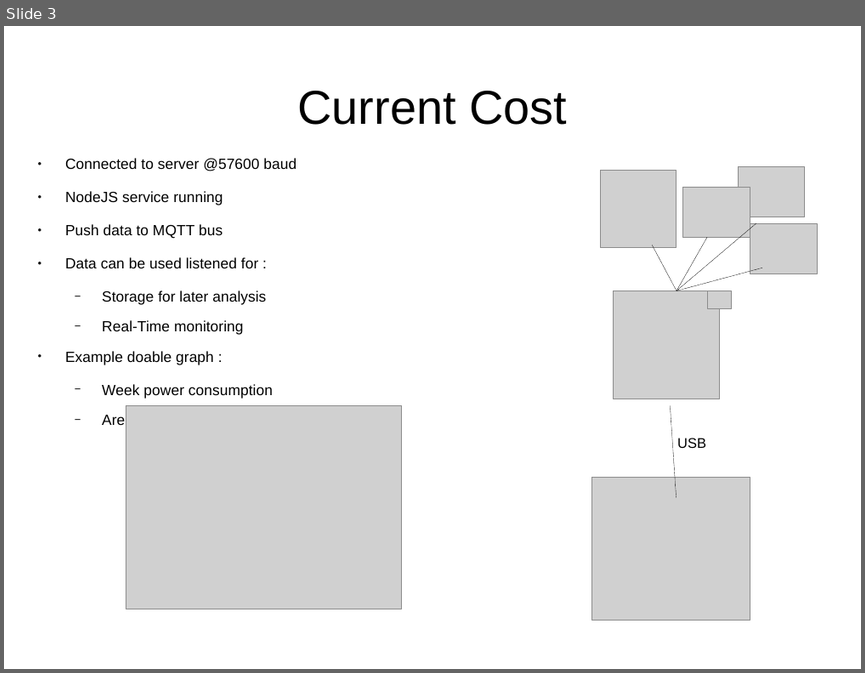
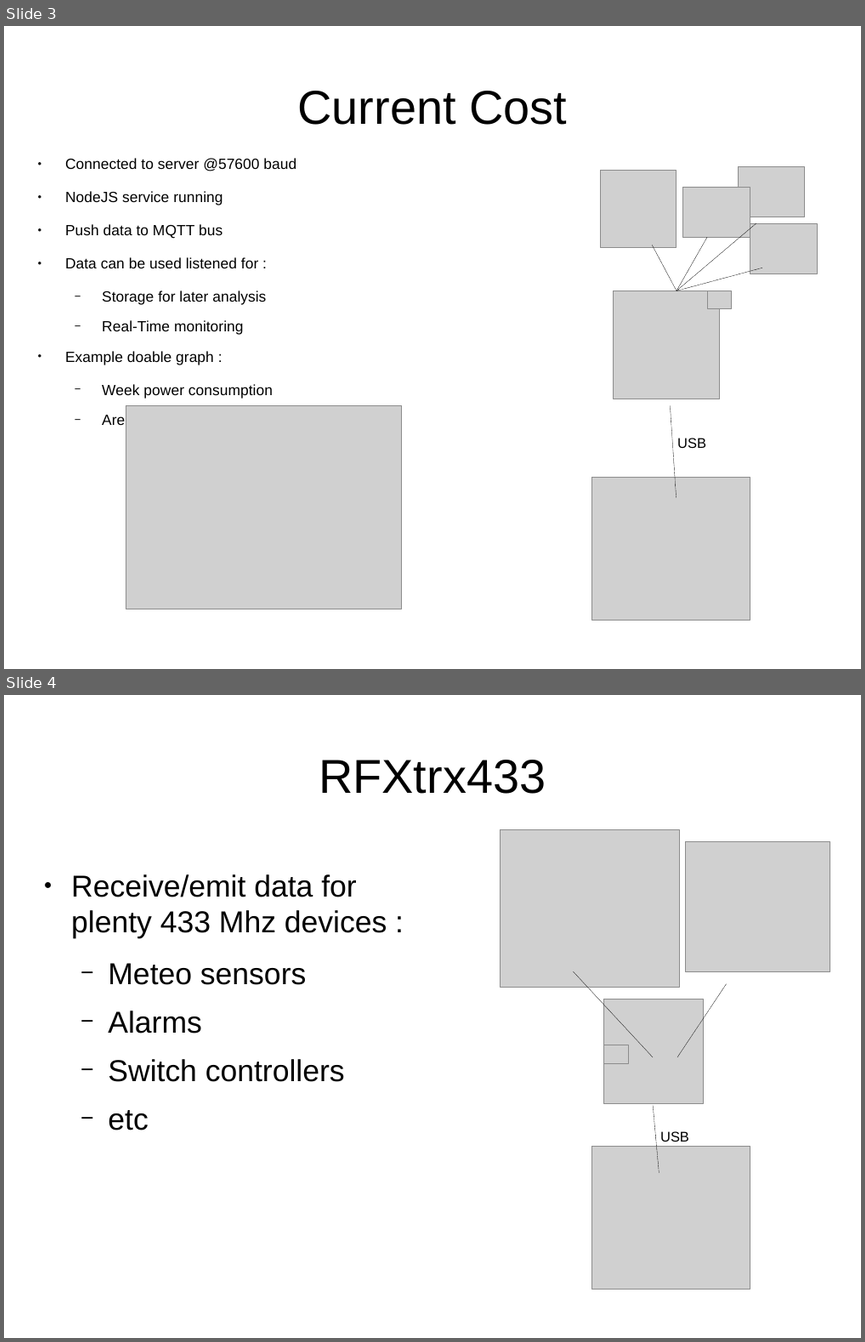
Before and after one commit to kalemena/ti-dhome, a slide deck: res/Schema.odp. Shown one above the other, each under a label of ours: slide 3 before the commit, slides 3 and 4 after it. The pictures are 865x673 and 865x1342 pixels, drawn with LibreOffice and Linux fonts; fonts in the diff are those of the drawing; grey boxes stand for pictures. Boxes give left, top, right and bottom in pixels: in the first picture for what was removed or moved away, otherwise in the second. Text is boxed around its words. In the diff, an @@ line names an element or a change of style, - is before the commit and + after.

```diff
--- a/res/Schema.odp
+++ b/res/Schema.odp
@@ slide 4 added at box(4, 695, 861, 1338), background #FFFFFF @@
@@ title added at box(318, 760, 545, 794), 44 pt, text #000000 @@
+RFXtrx433
@@ picture added at box(500, 829, 680, 987) @@
@@ picture added at box(686, 842, 830, 972) @@
@@ text added at box(71, 874, 386, 1130), 28 pt, text #000000 @@
+● Receive/emit data for plenty 433 Mhz devices :
+  − Meteo sensors
+  − Alarms
+  − Switch controllers
+  − etc
@@ line added from (574, 972) to (653, 1057), #000000 0.28 pt @@
@@ picture added at box(604, 999, 704, 1103) @@
@@ line added from (726, 983) to (677, 1057), #000000 0.28 pt @@
@@ picture added at box(604, 1045, 629, 1064) @@
@@ line added from (659, 1173) to (653, 1106), #000000 0.28 pt @@
@@ picture added at box(592, 1146, 749, 1289) @@
@@ text added at box(660, 1131, 689, 1141), 13 pt, text #000000 @@
+USB
```
Also in this commit, not shown: 1 other file.
